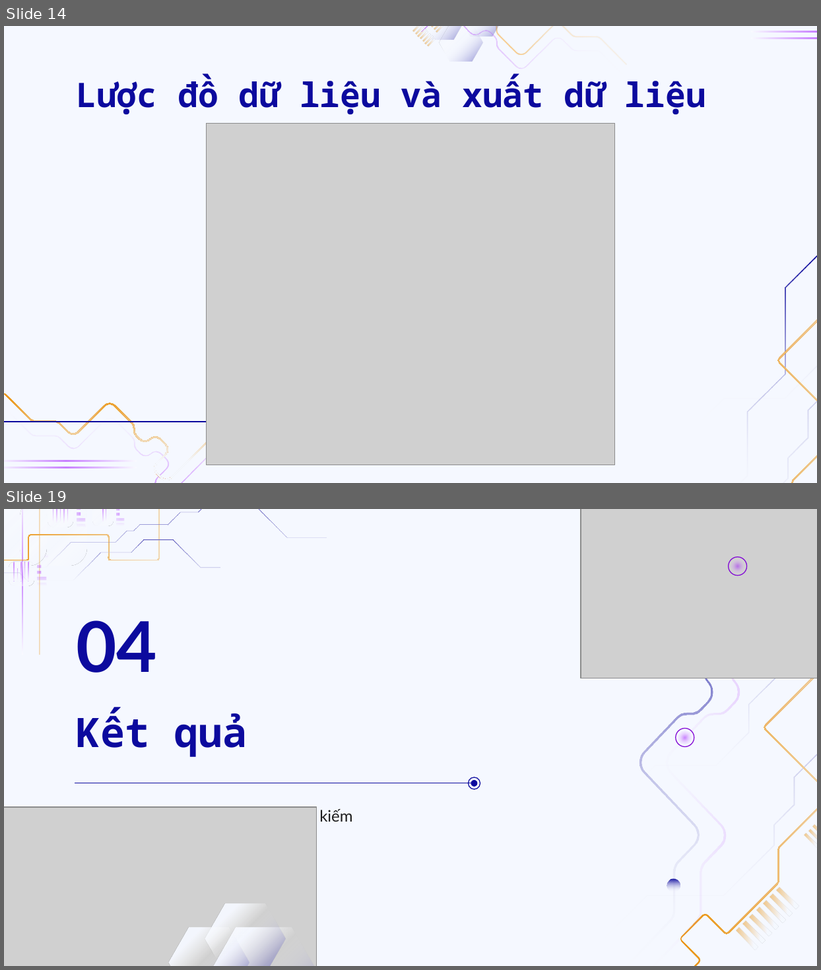
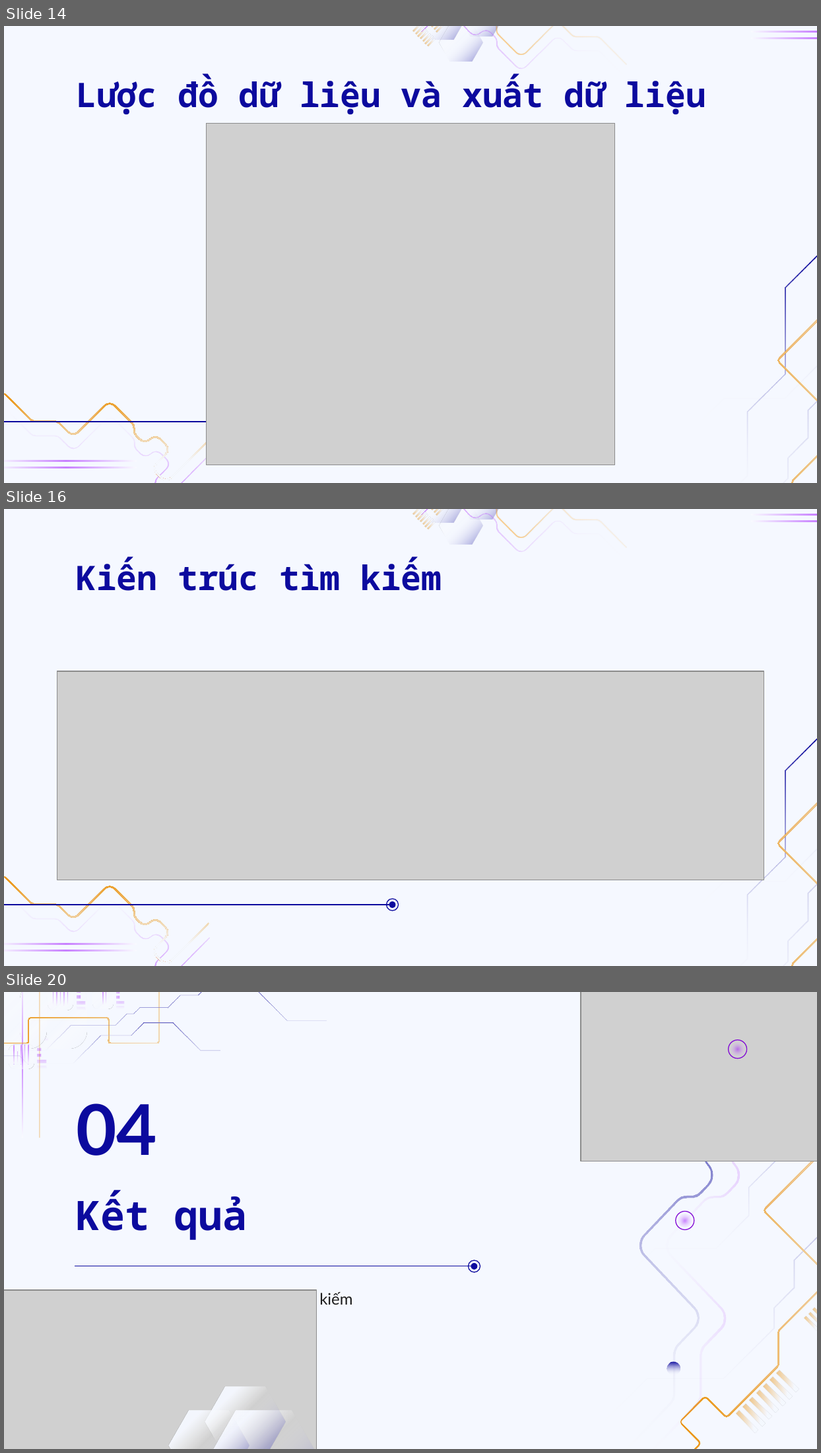
Before and after one commit to doanan293/WebCorpusPipeline, a slide deck: docs/presentation/BAT-thu-thap-boc-tach-tim-kiem.pptx. Shown one above the other, each under a label of ours: slides 14 and 19 before the commit, slides 14, 16 and 20 after it; the slides between them are not shown. The pictures are 821x970 and 821x1453 pixels, drawn with LibreOffice and Linux fonts; fonts in the diff are those of the drawing; grey boxes stand for pictures; background and template pictures are left out. Boxes give left, top, right and bottom in pixels: in the first picture for what was removed or moved away, otherwise in the second. Text is boxed around its words. In the diff, an @@ line names an element or a change of style, - is before the commit and + after.

```diff
--- a/docs/presentation/BAT-thu-thap-boc-tach-tim-kiem.pptx
+++ b/docs/presentation/BAT-thu-thap-boc-tach-tim-kiem.pptx
@@ slide 16 added at box(4, 509, 817, 966), background #F5F8FF; not listed: 23 template elements that a slide beside it also shows @@
@@ title added at box(76, 559, 442, 591), 30 pt, text #0C0A9E, bold @@
+Kiến trúc tìm kiếm
@@ picture added at box(57, 671, 764, 881) @@
@@ group added at box(4, 876, 399, 966): 2 freeform shapes, 2 ellipses, 1 line @@
@@ what was slide 19 is now slide 20 @@
```
Also in this commit, not shown: 7 slides changed, 1 other slide added, 1 slide removed, 18 other files.
